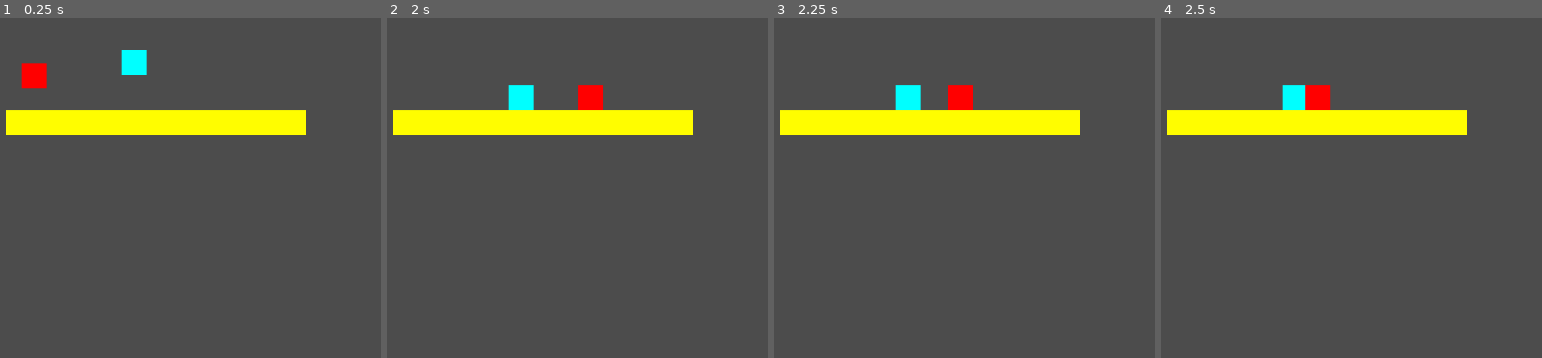
Above: before the commit, frames 1-4 (left to right).
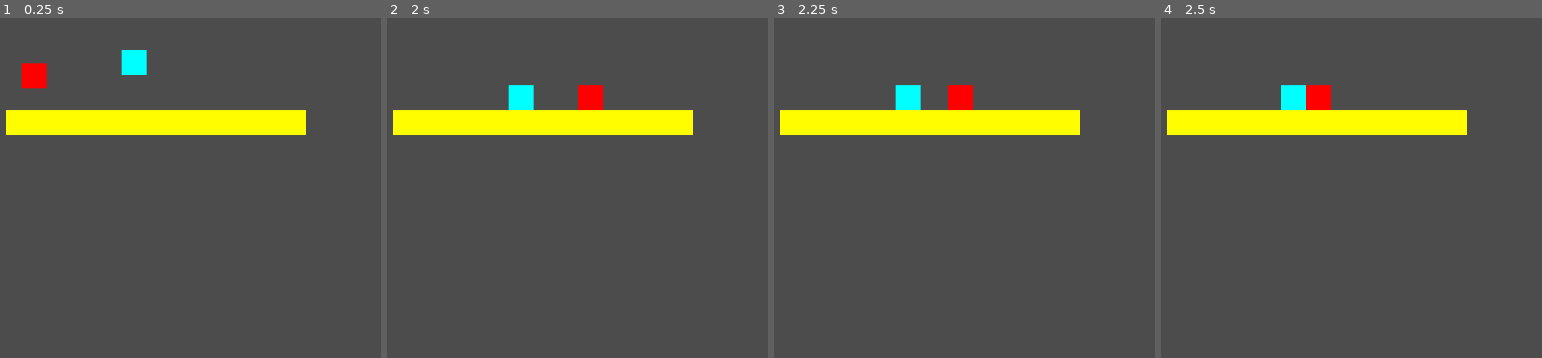
Above: after the commit, the same moments.

Repository: Yagoi23/Game-Jam-2022
Game: Godot game, scene res://TestScene.tscn
The game is run twice, just before and just after one commit, with the same random seed, the same clock (stepped at 60 frames per second) and the same inputs. The project has no main scene, so this scene is started directly.
Inputs:
- Up to frame 1 (0.25 s): no input
- Up to frame 2 (2 s): hold D (p1_right) from 0.53 s (still down); tap W (p1_up) at 0.77, 1.52 s
- Up to frame 3 (2.25 s): release D (p1_right) at 2.03 s; hold A (p1_left) from 2.03 s (still down)
- Up to frame 4 (2.5 s): keep holding A (p1_left)

Frames 1-3 are identical in both runs. In frame 4, less than 0.1% of the frame differs, in the area x 31-45%, y 19-28%.

Commit message:
Improved the box

Diff:
--- a/Box.tscn
+++ b/Box.tscn
@@ -5,7 +5,7 @@
 [sub_resource type="RectangleShape2D" id=1]
 extents = Vector2( 16, 16 )
 
-[node name="Box" type="RigidBody2D"]
+[node name="Box" type="RigidBody2D" groups=["entity"]]
 gravity_scale = 9.8
 
 [node name="Sprite" type="Sprite" parent="."]
--- a/Player.gd
+++ b/Player.gd
@@ -26,6 +26,8 @@
 var right_key
 var left_key
 var up_key
+
+#export (int, 0, 200) var push = 100
 
 # Called when the node enters the scene tree for the first time.
 func _ready():
@@ -59,7 +61,17 @@
 		velocity.x = 0
 	if Input.is_action_pressed(up_key) and is_on_floor():
 		velocity.y += jump_speed
-	move_and_slide(velocity, Vector2.UP)
+	move_and_slide(velocity, Vector2.UP, false, 4, PI/4, false)
+	#if !is_on_floor():
+	#	move_and_slide(velocity, Vector2.UP, false, 4, PI/4, false)
+	#else:
+	#	move_and_slide(velocity, Vector2.UP, false, 4, PI/4, true)
+
+	for index in get_slide_count():
+		var push = speed * weight
+		var collision = get_slide_collision(index)
+		if collision.collider.is_in_group("entity"):
+			collision.collider.apply_central_impulse(-collision.normal * push)
 
 
 func JUMP():
--- a/Player.tscn
+++ b/Player.tscn
@@ -6,7 +6,7 @@
 [sub_resource type="RectangleShape2D" id=1]
 extents = Vector2( 16, 16 )
 
-[node name="Player" type="KinematicBody2D"]
+[node name="Player" type="KinematicBody2D" groups=["entity"]]
 script = ExtResource( 2 )
 
 [node name="CollisionShape2D" type="CollisionShape2D" parent="."]
